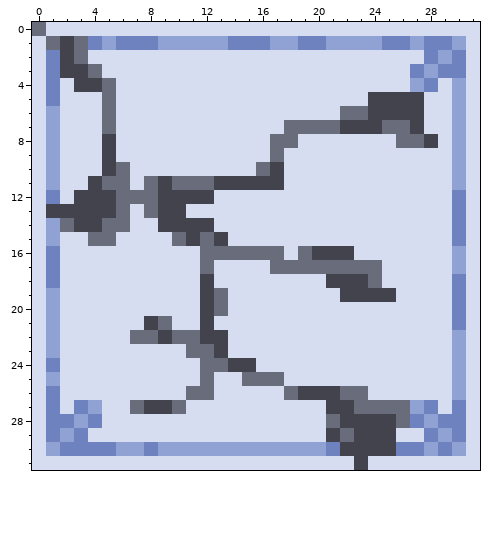
Pixel-art sprite: Assets/Art/Tiles/wall and floor/broke_tile.png. The first picture shows the starting point.
The file is 32x32 pixels.
The same view after the edit:
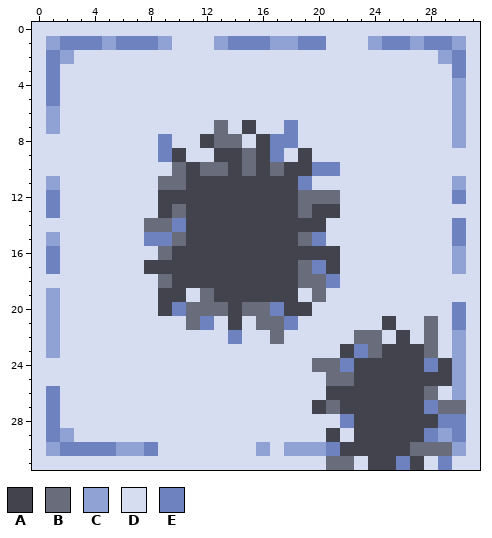
Palette (. is transparent): A #42434c  B #696c7a  C #90a2d3  D #d6ddf0  E #6f82c0
What changed:
@@ x 0..31 @@
- 0 BDDDDDDDDDDDDDDDDDDDDDDDDDDDDDDD
- 1 DBABECEEECCCCCEEECCEECCCCEECEECD
- 2 DEABDDDDDDDDDDDDDDDDDDDDDDDDECED
- 3 DEAABDDDDDDDDDDDDDDDDDDDDDDECEED
- 4 DEDAABDDDDDDDDDDDDDDDDDDDDDCEDCD
- 5 DEDDDBDDDDDDDDDDDDDDDDDDAAAADDCD
- 6 DCDDDBDDDDDDDDDDDDDDDDBBAAAADDCD
- 7 DCDDDBDDDDDDDDDDDDBBBBAAABBADDCD
- 8 DCDDDADDDDDDDDDDDBBDDDDDDDBBADCD
- 9 DCDDDADDDDDDDDDDDBDDDDDDDDDDDDCD
-10 DCDDDABDDDDDDDDDBADDDDDDDDDDDDCD
-11 DCDDABBDBABBBAAAAADDDDDDDDDDDDCD
-12 DEDAAABBBAAAADDDDDDDDDDDDDDDDDED
-13 DAAAAABDBAADDDDDDDDDDDDDDDDDDDED
-14 DCBAABBDDAAAADDDDDDDDDDDDDDDDDED
-15 DCDDBBDDDDBABADDDDDDDDDDDDDDDDED
-16 DEDDDDDDDDDDBBBBBBDBAAADDDDDDDCD
-17 DEDDDDDDDDDDBDDDDBBBBBBBBDDDDDCD
-18 DEDDDDDDDDDDADDDDDDDDAAABDDDDDED
-19 DCDDDDDDDDDDABDDDDDDDDAAAADDDDED
-20 DCDDDDDDDDDDABDDDDDDDDDDDDDDDDED
-21 DCDDDDDDABDDADDDDDDDDDDDDDDDDDED
-22 DCDDDDDBBABBAADDDDDDDDDDDDDDDDCD
-23 DCDDDDDDDDDBBADDDDDDDDDDDDDDDDCD
-24 DEDDDDDDDDDDBBAADDDDDDDDDDDDDDCD
-25 DCDDDDDDDDDDBDDBBBDDDDDDDDDDDDCD
-26 DEDDDDDDDDDBBDDDDDBAAABBDDDDDDCD
-27 DEDECDDBAABDDDDDDDDDDAABBBBCEDED
-28 DEECEDDDDDDDDDDDDDDDDBAAAABECEED
-29 DECEDDDDDDDDDDDDDDDDDABAAADDECED
-30 DCEEEECCECCCCCCCCCCCCEAAAAEECECD
-31 DDDDDDDDDDDDDDDDDDDDDDDADDDDDDDD
+ 0 DDDDDDDDDDDDDDDDDDDDDDDDDDDDDDDD
+ 1 DCEEECEEECDDDCEEECCEEDDDCEECEECD
+ 2 DECDDDDDDDDDDDDDDDDDDDDDDDDDDCED
+ 3 DEDDDDDDDDDDDDDDDDDDDDDDDDDDDDED
+ 4 DEDDDDDDDDDDDDDDDDDDDDDDDDDDDDCD
+ 5 DEDDDDDDDDDDDDDDDDDDDDDDDDDDDDCD
+ 6 DCDDDDDDDDDDDDDDDDDDDDDDDDDDDDCD
+ 7 DCDDDDDDDDDDDBDADDEDDDDDDDDDDDCD
+ 8 DDDDDDDDDEDDABBDAEEDDDDDDDDDDDCD
+ 9 DDDDDDDDDEADDAABAEDADDDDDDDDDDDD
+10 DDDDDDDDDDBABBABABAAEEDDDDDDDDDD
+11 DCDDDDDDDBBAAAAAAAAEDDDDDDDDDDCD
+12 DEDDDDDDDAAAAAAAAAABBBDDDDDDDDED
+13 DEDDDDDDDABAAAAAAAABAADDDDDDDDDD
+14 DDDDDDDDBBEAAAAAAAAAADDDDDDDDDED
+15 DCDDDDDDEEBAAAAAAAABEDDDDDDDDDED
+16 DEDDDDDDDBAAAAAAAAAAAADDDDDDDDCD
+17 DEDDDDDDAAAAAAAAAAABEADDDDDDDDCD
+18 DDDDDDDDDBAAAAAAAAABBEDDDDDDDDDD
+19 DCDDDDDDDAADBAAAAAADBDDDDDDDDDDD
+20 DCDDDDDDDAEBBBABBEAADDDDDDDDDDED
+21 DCDDDDDDDDDBEDADBBEDDDDDDADDBDED
+22 DCDDDDDDDDDDDDEDDBDDDDDBBDADBDCD
+23 DCDDDDDDDDDDDDDDDDDDDDAEBAAABDCD
+24 DDDDDDDDDDDDDDDDDDDDBBEAAAAAEACD
+25 DDDDDDDDDDDDDDDDDDDDDBBAAAAAAACD
+26 DEDDDDDDDDDDDDDDDDDDDAAAAAAABDCD
+27 DEDDDDDDDDDDDDDDDDDDABAAAAAAEBBD
+28 DEDDDDDDDDDDDDDDDDDDDDEAAAAAAEED
+29 DECDDDDDDDDDDDDDDDDDDADAAAAAECED
+30 DCEEEECCEDDDDDDDCDCCCEAAAAABBBCD
+31 DDDDDDDDDDDDDDDDDDDDDBBDAAEADEDD
Where, in picture pixels (left, top, right, bottom), the same in both pictures:
changed: (32, 22, 466, 470)
